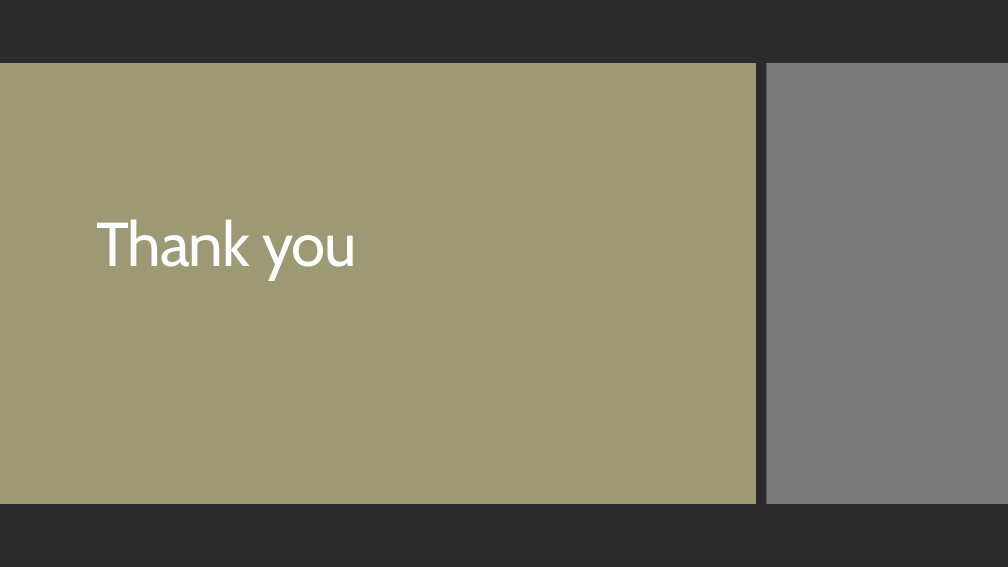
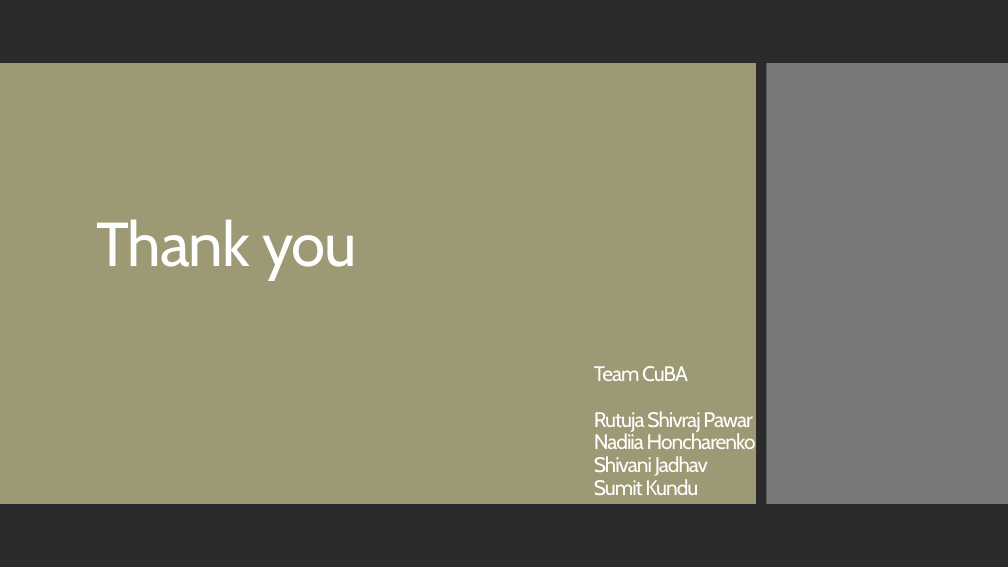
Before and after one commit to Rspawar/Data-Science-with-R, a slide deck: slide 8 of Screencast_Presentation.pptx. Drawn at 1008x567 pixels with LibreOffice and Linux fonts; fonts in the diff are those of the drawing; background and template pictures are left out; a plain dark background stands for a picture behind light text. Boxes give left, top, right and bottom in pixels: in the first picture for what was removed or moved away, otherwise in the second. Text is boxed around its words. In the diff, an @@ line names an element or a change of style, - is before the commit and + after.

```diff
--- a/Screencast_Presentation.pptx
+++ b/Screencast_Presentation.pptx
@@ text added at bbox=[594, 366, 756, 495], 20 pt, text #FFFFFF @@
+Team CuBA
+Rutuja Shivraj Pawar
+Nadiia Honcharenko
+Shivani Jadhav
+Sumit Kundu
```
Also in this commit, not shown: 1 other file.
